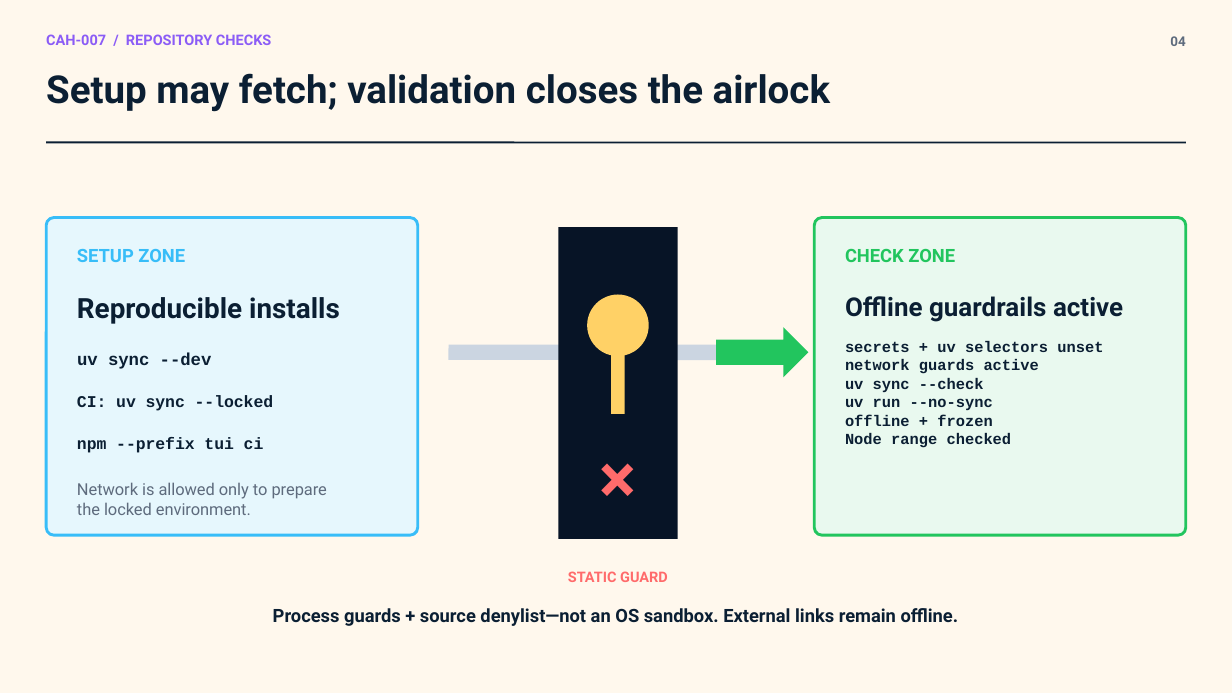
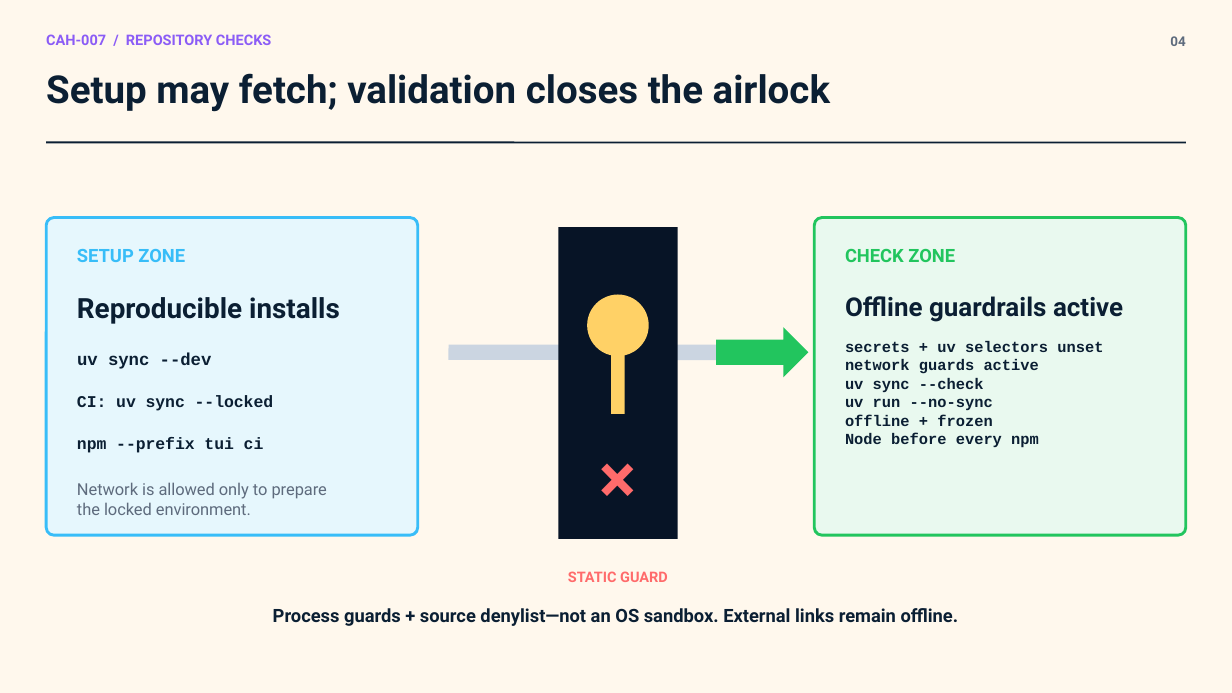
Before and after one commit to jimmie-potts/code-assist-harness, a slide deck: slide 4 of docs/lessons/assets/cah-007-repository-checks.pptx. Drawn at 1232x693 pixels with LibreOffice and Linux fonts; fonts in the diff are those of the drawing. Boxes give left, top, right and bottom in pixels: in the first picture for what was removed or moved away, otherwise in the second. Text is boxed around its words. In the diff, an @@ line names an element or a change of style, - is before the commit and + after.

```diff
--- a/docs/lessons/assets/cah-007-repository-checks.pptx
+++ b/docs/lessons/assets/cah-007-repository-checks.pptx
@@ text at [845,341,1103,448]: text changed @@
-secrets + uv selectors unset
-network guards active
-uv sync --check
-uv run --no-sync
-offline + frozen
-Node range checked
+secrets + uv selectors unset
+network guards active
+uv sync --check
+uv run --no-sync
+offline + frozen
+Node before every npm
```
Also in this commit, not shown: 2 other slides changed, 9 other files.
